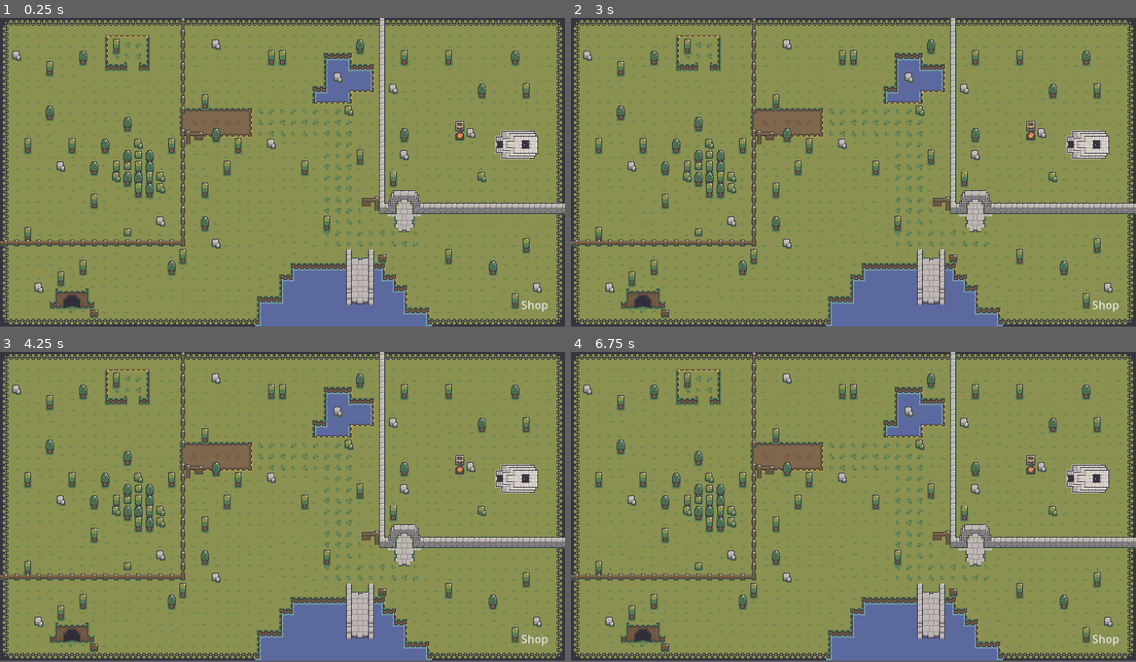
Above: before the commit, frames 1-4 (two rows, left to right).
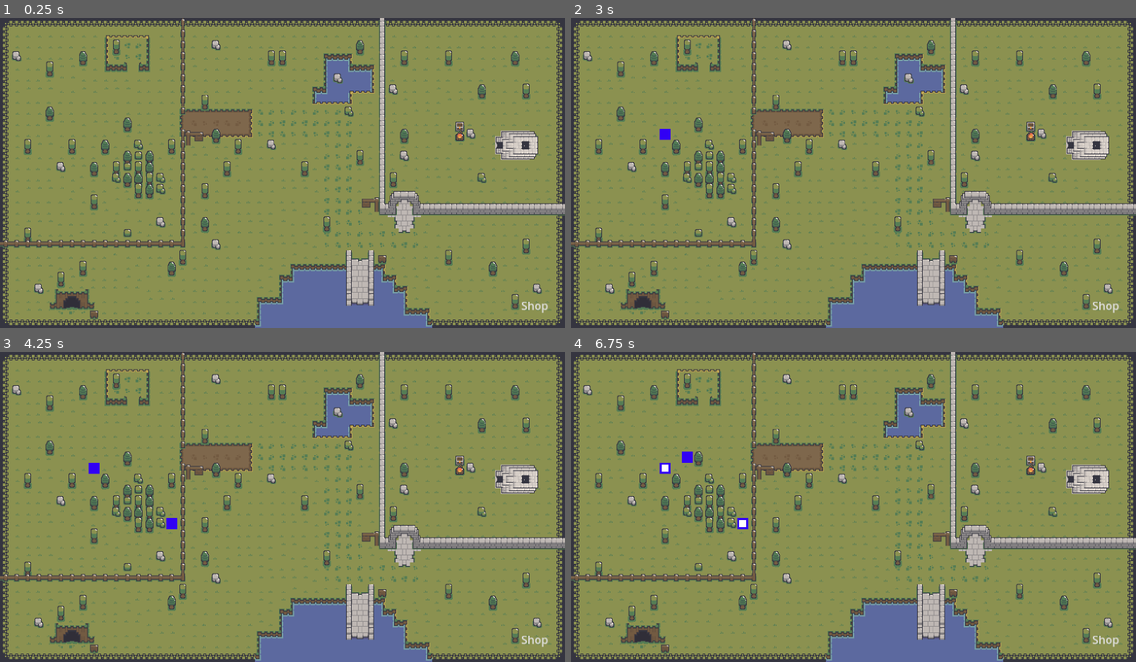
Above: after the commit, the same moments.

Repository: AntoineCuinet/game-reglex
Game: Godot game, scene res://scenes/game.tscn
The game is run twice, just before and just after one commit, with the same random seed, the same clock (stepped at 60 frames per second) and the same inputs.
Inputs (mouse positions are in pixels of both pictures, inside the frame that each line leads up to):
- Up to frame 1 (0.25 s): no input
- Up to frame 2 (3 s): click "Shop" at 0.5 s; click "Shop" at 1.25 s; click "Shop" at 2 s; tap Enter at 2.75 s; move the mouse to (667, 132) at 2.77 s; click (667, 132) at 2.92 s
- Up to frame 3 (4.25 s): tap Space at 3.5 s; move the mouse to (169, 522) at 3.52 s; click (169, 522) at 3.67 s
- Up to frame 4 (6.75 s): move the mouse to (910, 438) at 4.27 s; click (910, 438) at 4.42 s; tap Enter at 5, 6.5 s; move the mouse to (825, 569) at 5.02 s; click (825, 569) at 5.17 s; tap Space at 5.75 s; move the mouse to (1023, 553) at 5.77 s; click (1023, 553) at 5.92 s; move the mouse to (684, 460) at 6.52 s; click (684, 460) at 6.67 s
The window is 800x437 before the commit and 800x439 after it. Grey fills any space a smaller window leaves; there, only what the larger window draws over its background counts as a difference.

The runs differ from the first frame. In frame 1, 9.5% of the frame differs, in the area x 0-100%, y 0-100%; in frame 2, 9.6%; in frame 3, 9.7%; in frame 4, 9.8%.

Commit message:
buildings placement

Diff:
--- a/reglex/project.godot
+++ b/reglex/project.godot
@@ -18,7 +18,7 @@
 [display]
 
 window/size/viewport_width=1632
-window/size/viewport_height=893
+window/size/viewport_height=896
 window/size/resizable=false
 
 [rendering]
--- a/reglex/scenes/factory.tscn
+++ b/reglex/scenes/factory.tscn
@@ -13,7 +13,7 @@
 
 [node name="Building" type="Sprite2D" parent="."]
 self_modulate = Color(0.191325, 3.85046e-07, 0.958925, 1)
-scale = Vector2(21, 21)
+scale = Vector2(16, 16)
 texture = SubResource("CanvasTexture_eysua")
 
 [node name="ProductCollider" type="CollisionShape2D" parent="."]
--- a/reglex/scenes/game.tscn
+++ b/reglex/scenes/game.tscn
@@ -1389,9 +1389,15 @@
 [sub_resource type="RectangleShape2D" id="RectangleShape2D_d2ssq"]
 size = Vector2(240, 304)
 
+[sub_resource type="GDScript" id="GDScript_sd4oy"]
+script/source = "extends CollisionShape2D
+
+@export var correction: Vector2
+"
+
 [node name="Game" type="Node2D"]
 
-[node name="Camera2D" type="Camera2D" parent="."]
+[node name="Camera" type="Camera2D" parent="."]
 zoom = Vector2(2, 2)
 
 [node name="LandscapeTileMap" type="TileMapLayer" parent="."]
@@ -1413,6 +1419,8 @@
 position = Vector2(-272, -56)
 shape = SubResource("RectangleShape2D_d2ssq")
 debug_color = Color(0.282594, 0.499311, 1, 0.42)
+script = SubResource("GDScript_sd4oy")
+correction = Vector2(1, 1)
 
 [node name="MenuButton" type="MenuButton" parent="."]
 offset_left = 330.0
--- a/reglex/scripts/game_manager.gd
+++ b/reglex/scripts/game_manager.gd
@@ -26,11 +26,20 @@
 	print(stocks_menstruel)
 
 func get_cell_coord(coord: Vector2) -> Vector2i:
-	var relative_position: Vector2 = $CityArea.to_local(coord)
+	var zoom: Vector2 = get_parent().get_node("Camera").zoom
+	coord /= zoom
 	var tile_size: int = get_parent().get_node("LandscapeTileMap").rendering_quadrant_size
-	print(coord)
-	print(relative_position)
-	return relative_position / tile_size
+	return (coord / tile_size) - $CityArea.correction
+
+func get_cell_viewport_coord(coord: Vector2i) -> Vector2:
+	var float_coord: Vector2 = coord
+	var zoom: Vector2 = get_parent().get_node("Camera").zoom
+	var tile_size: int = get_parent().get_node("LandscapeTileMap").rendering_quadrant_size
+	var viewport_coord: Vector2 = (float_coord + $CityArea.correction) * tile_size
+	viewport_coord -= get_viewport_rect().size / zoom / 2
+	viewport_coord.x += tile_size / 2
+	viewport_coord.y += tile_size / 2
+	return viewport_coord
 
 # Called when the node enters the scene tree for the first time.
 func _ready() -> void:
@@ -38,13 +47,6 @@
 	ShopMenu.visible = false
 	UpgradeMenu = get_parent().get_node("UpgradeDistributionMenu")
 	UpgradeMenu.visible = false
-
-# Called every frame. 'delta' is the elapsed time since the previous frame.
-func _process(delta: float) -> void:
-	pass
-
-func _input(event: InputEvent) -> void:
-	pass
 
 #TODO: récuperer le click et appeler cette fonction
 func place_building(click_position: Vector2) -> void:
@@ -76,8 +78,9 @@
 func _on_input_event(viewport: Node, event: InputEvent, shape_idx: int) -> void:
 	if !event is InputEventMouseButton or !event.pressed:
 		return
-	print(get_cell_coord(event.position))
-	print("========")
+	selected_building = "Serviette"
+	var cell: Vector2i = get_cell_coord(event.position)
+	place_building(get_cell_viewport_coord(cell))
 
 func _on_upgrade_pressed() -> void:
 	UpgradeMenu.visible = !(UpgradeMenu.visible)
Not shown: 1 places in reglex/scenes/game.tscn that only renumber resources
